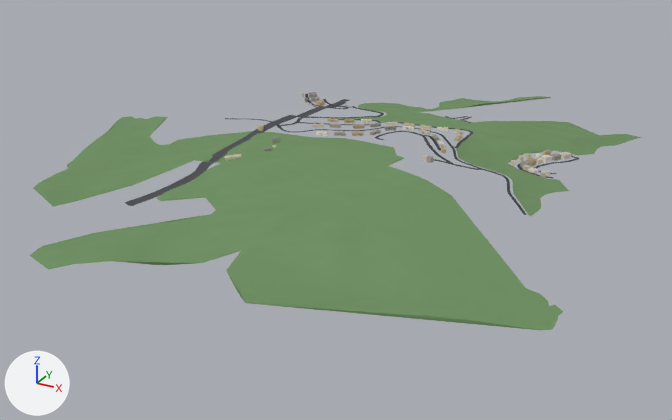
An edit to the glTF model public/tiles/tile_6_10.glb, drawn before and after from the same camera.
The view is the same before and after, from a 50 mm lens placed at (-1086.0, -1228.0, 802.0), pointed at (-2021.0, 472.0, -47.0). The axes (+X, +Y, +Z) are drawn at lower left. The lights are the same throughout. The older version comes first. Where no turn or scale is listed for an object, it has been applied to the vertices.

Before the edit, the objects in view are built like this:
```python
me_bld_6_10 = bpy.data.meshes.new('bld_6_10')
me_bld_6_10.from_pydata(...)  # 994 vertices, 1387 faces; spans x -385.0..385.0, y -284.0..284.0, z -37.0..37.0
me_bld_6_10.materials.append(mat_cityvc)
me_grn_6_10 = bpy.data.meshes.new('grn_6_10')
me_grn_6_10.from_pydata(...)  # 12123 vertices, 23248 faces; spans x -604.0..604.0, y -746.0..746.0, z -46.0..46.0
me_grn_6_10.materials.append(mat_cityvc)
me_road_6_10 = bpy.data.meshes.new('road_6_10')
me_road_6_10.from_pydata(...)  # 1388 vertices, 1300 faces; spans x -412.0..412.0, y -430.0..430.0, z -32.0..32.0
me_road_6_10.materials.append(mat_cityvc)
ob_bld_6_10 = bpy.data.objects.new('bld_6_10', me_bld_6_10)
ob_bld_6_10.location = (-1965.0, 623.0, 87.0)
ob_grn_6_10 = bpy.data.objects.new('grn_6_10', me_grn_6_10)
ob_grn_6_10.location = (-1983.0, 554.0, 71.0)
ob_road_6_10 = bpy.data.objects.new('road_6_10', me_road_6_10)
ob_road_6_10.location = (-1957.0, 517.0, 79.0)
```
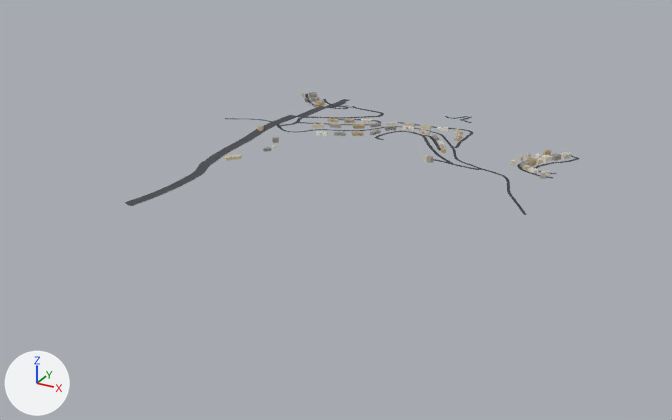
Edits to the scene script, one JSON object a line:
```json
{"op": "remove", "block": "ob_grn_6_10", "code": ["ob_grn_6_10 = bpy.data.objects.new('grn_6_10', me_grn_6_10)", "ob_grn_6_10.location = (-1983.0, 554.0, 71.0)"]}
```

What differs and where, as boxes [x1, y1, x2, y2] in the pictures (672 x 420 px):
```json
{"object": "grn_6_10", "change": "deleted", "before": [29, 96, 641, 330], "on screen": "green"}
```
